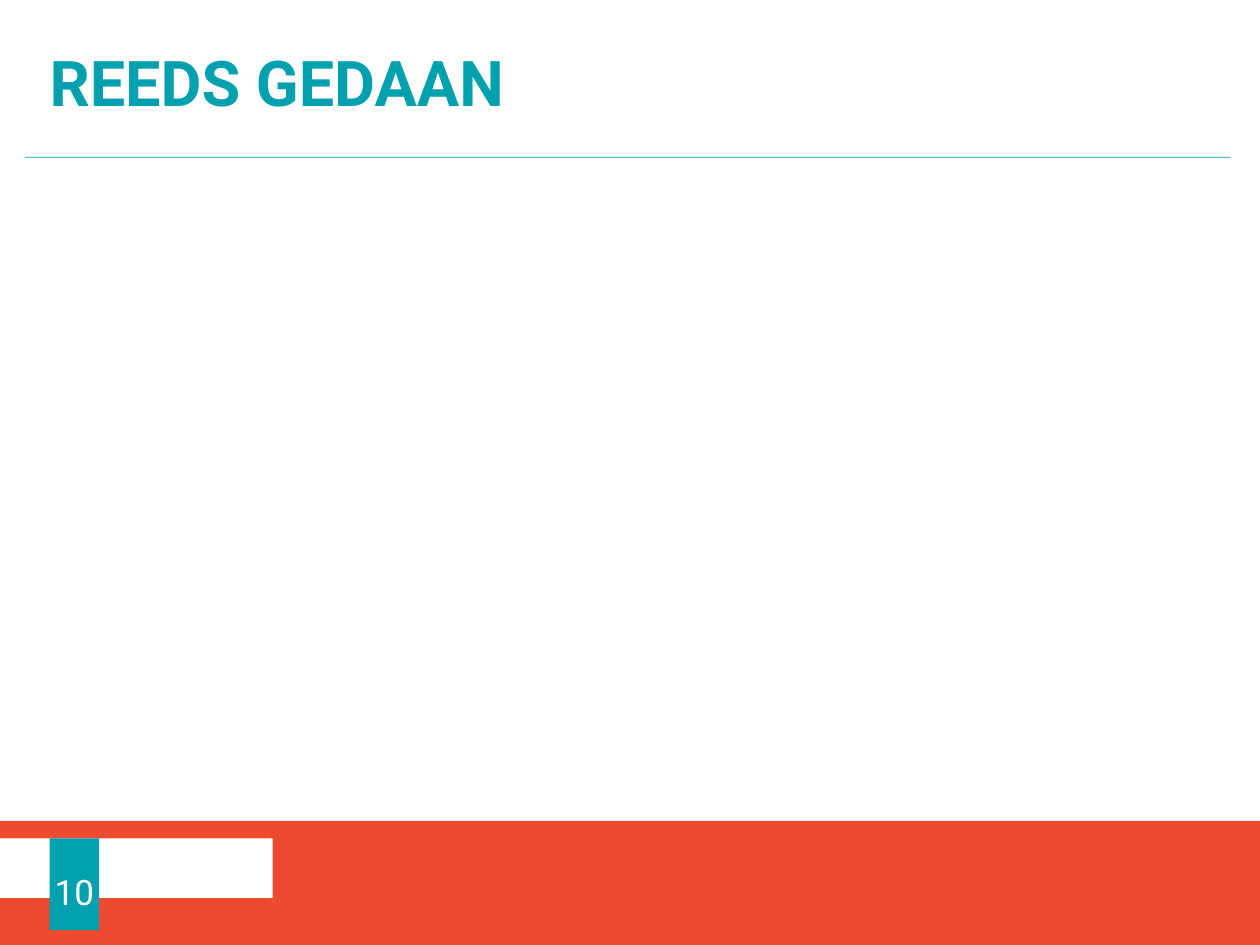
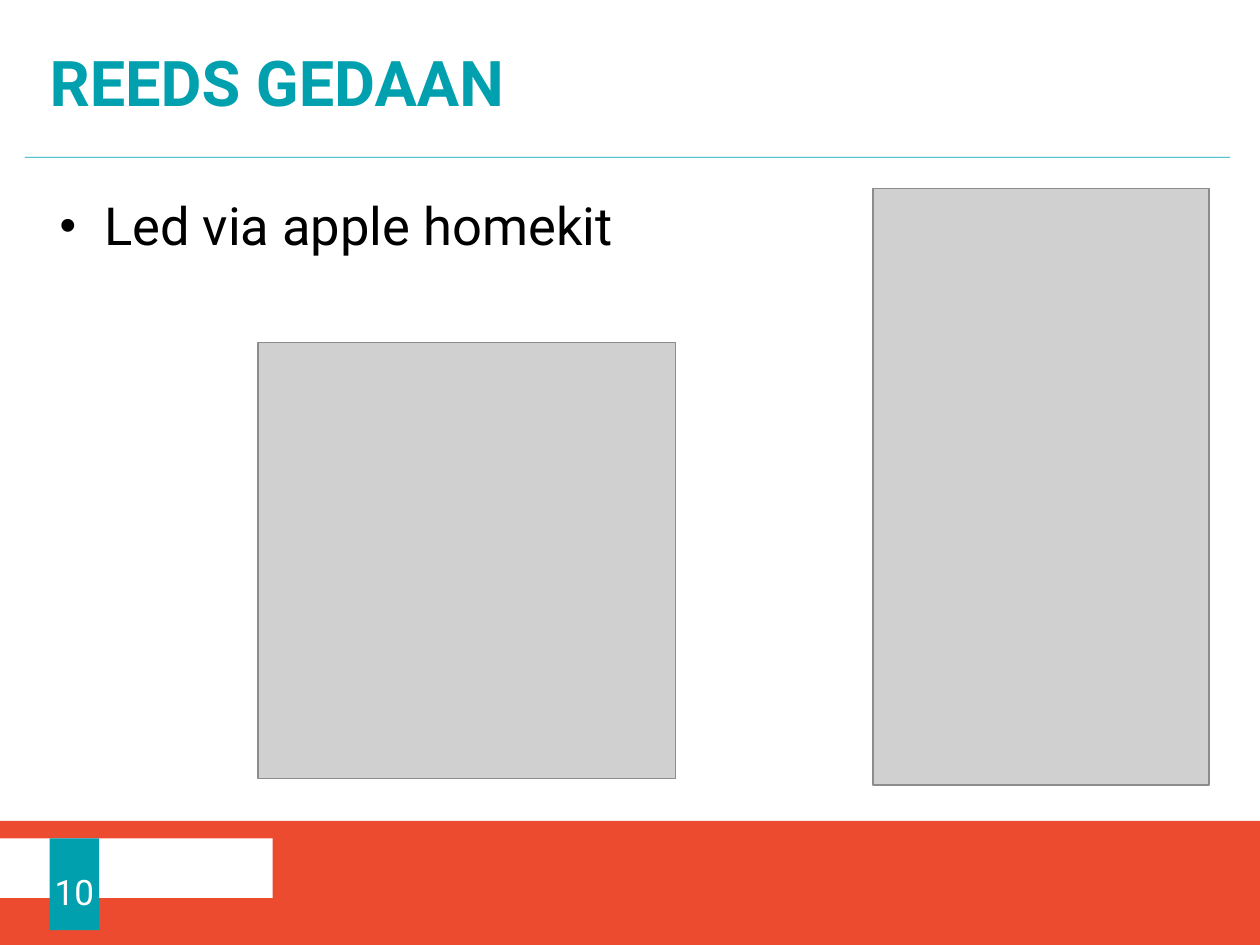
Before and after one commit to 4ilo/Bachelorproef_E-ICT, a slide deck: slide 10 of Administratie/Presentatie/tusssenp_Olivier_VandenEede_eict.odp. Drawn at 1260x945 pixels with LibreOffice and Linux fonts; fonts in the diff are those of the drawing; grey boxes stand for pictures; background and template pictures are left out. Boxes give left, top, right and bottom in pixels: in the first picture for what was removed or moved away, otherwise in the second. Text is boxed around its words. In the diff, an @@ line names an element or a change of style, - is before the commit and + after.

Commit message:
laatste slide in presentatie

```diff
--- a/Administratie/Presentatie/tusssenp_Olivier_VandenEede_eict.odp
+++ b/Administratie/Presentatie/tusssenp_Olivier_VandenEede_eict.odp
@@ text added at bbox=[104, 205, 612, 256], 30 pt, text #000000 @@
+• Led via apple homekit
@@ picture added at bbox=[873, 189, 1210, 785] @@
@@ picture added at bbox=[257, 343, 675, 779] @@
```
Also in this commit, not shown: 3 other files.
